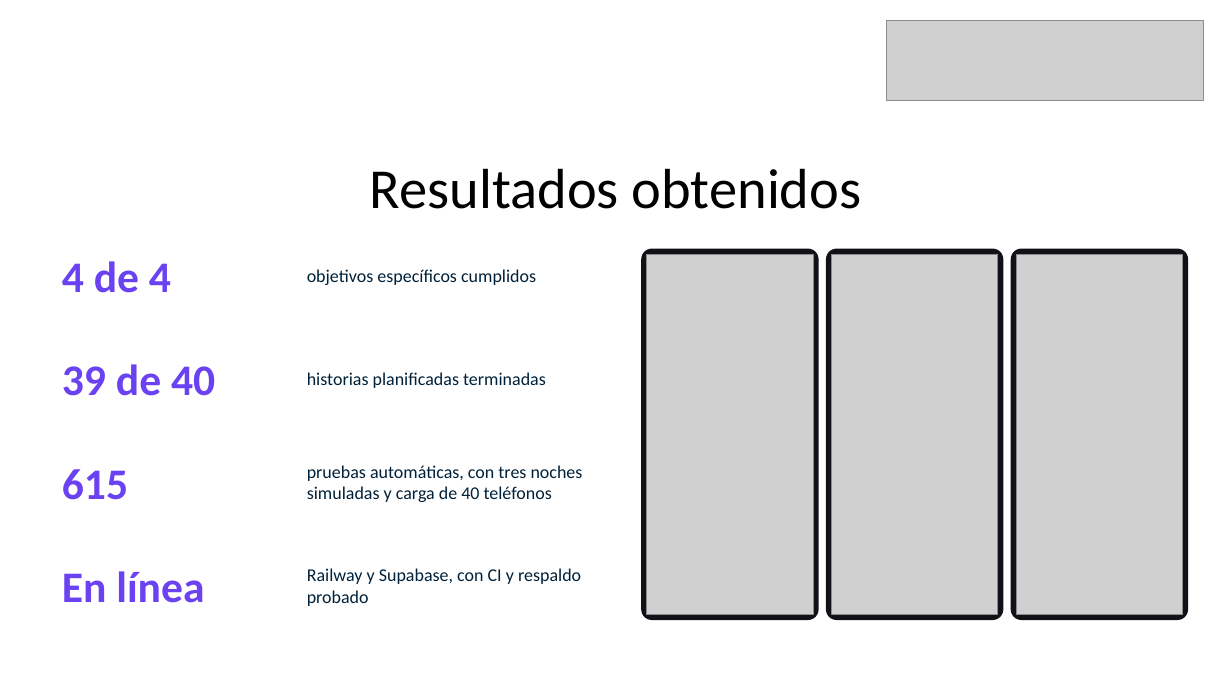
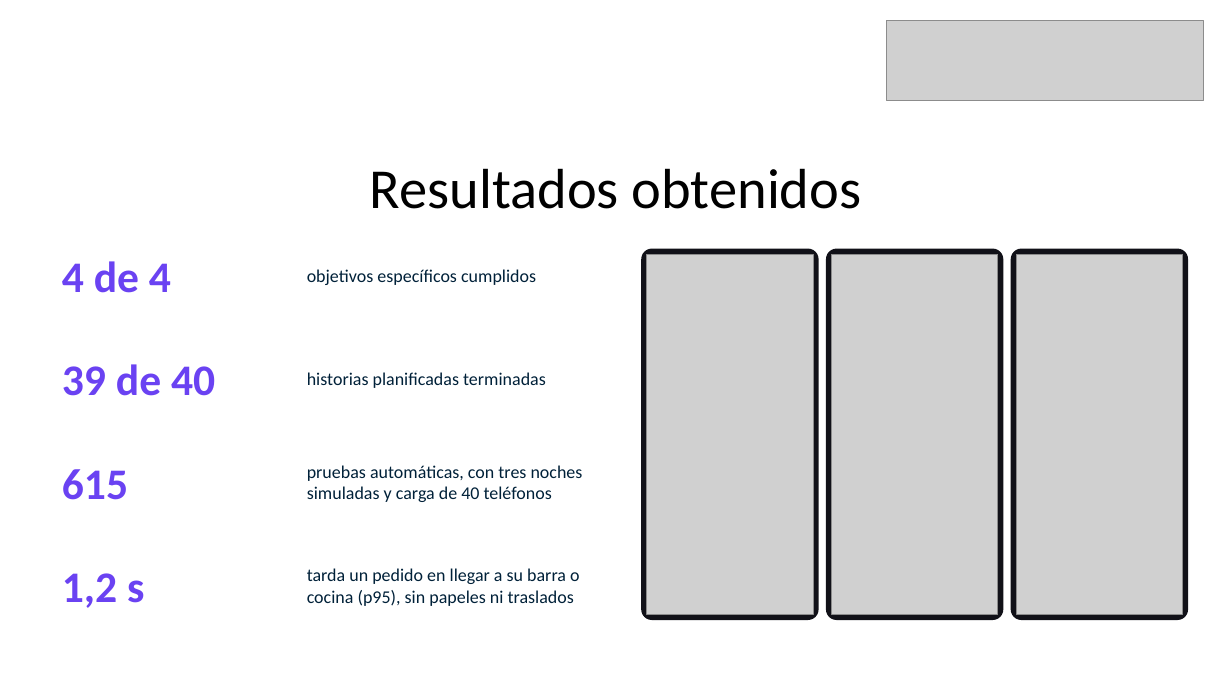
Before and after one commit to MiguelGaticaBestNick123/gesnoc, a slide deck: slide 13 of Fase 2/Evidencias proyecto/Presentación Proyecto.pptx. Drawn at 1232x693 pixels with LibreOffice and Linux fonts; fonts in the diff are those of the drawing; grey boxes stand for pictures. Boxes give left, top, right and bottom in pixels: in the first picture for what was removed or moved away, otherwise in the second. Text is boxed around its words. In the diff, an @@ line names an element or a change of style, - is before the commit and + after.

```diff
--- a/Fase 2/Evidencias proyecto/Presentación Proyecto.pptx
+++ b/Fase 2/Evidencias proyecto/Presentación Proyecto.pptx
@@ text at (x1=307, y1=568, x2=579, y2=606): text changed @@
-Railway y Supabase, con CI y respaldo probado
+tarda un pedido en llegar a su barra o cocina (p95), sin papeles ni traslados
@@ text at (x1=62, y1=573, x2=144, y2=608): text changed @@
-En línea
+1,2 s
```
Also in this commit, not shown: 2 other slides changed.
